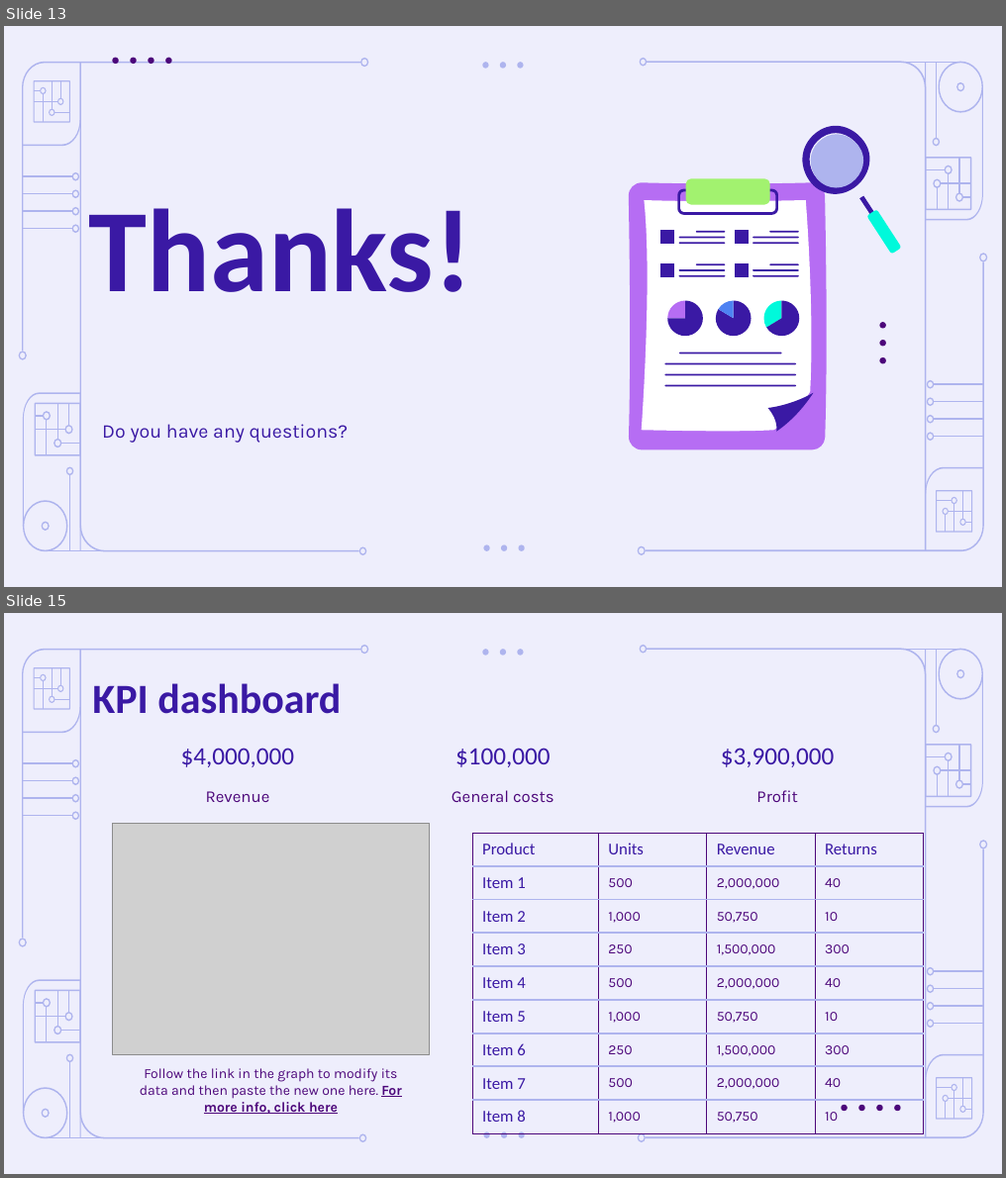
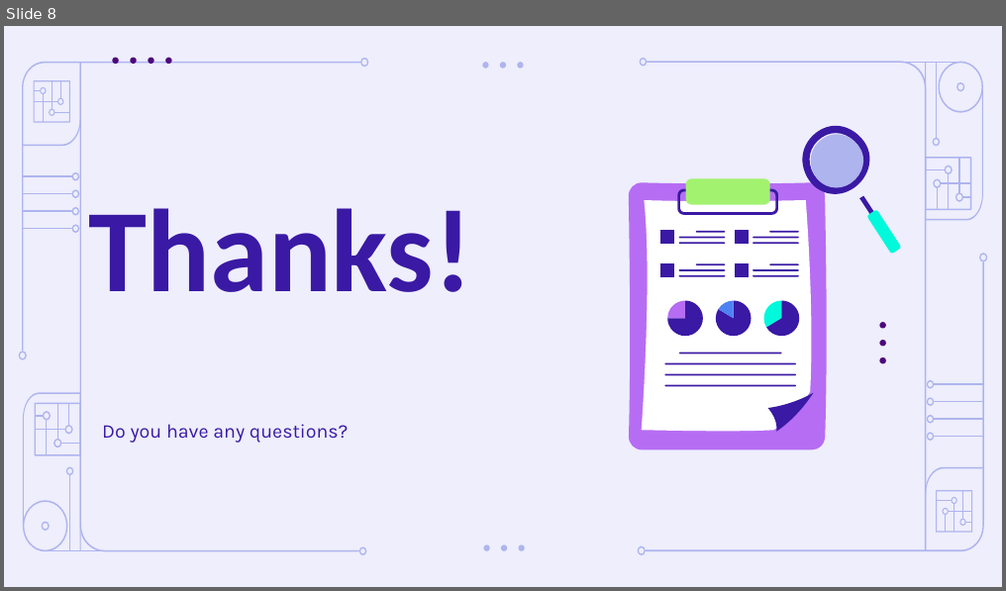
Before and after one commit to MoroboshiDann/portfolio-management-team2, a slide deck: Artificial Intelligence in Finance Pitch Deck by Slidesgo.odp. Shown one above the other, each under a label of ours: slides 13 and 15 before the commit, slide 8 after it; the slides between them are not shown. The pictures are 1006x1178 and 1006x591 pixels, drawn with LibreOffice and Linux fonts; fonts in the diff are those of the drawing; grey boxes stand for pictures. Boxes give left, top, right and bottom in pixels: in the first picture for what was removed or moved away, otherwise in the second. Text is boxed around its words. In the diff, an @@ line names an element or a change of style, - is before the commit and + after.

```diff
--- a/Artificial Intelligence in Finance Pitch Deck by Slidesgo.odp
+++ b/Artificial Intelligence in Finance Pitch Deck by Slidesgo.odp
@@ slide 15 removed at (4, 613, 1002, 1174), background #EEEEFC; not listed: 86 template elements that a slide beside it also shows @@
@@ title removed at (92, 683, 341, 714) @@
-KPI dashboard
@@ text removed at (181, 748, 295, 767) @@
-$4,000,000
@@ text removed at (455, 748, 550, 767) @@
-$100,000
@@ text removed at (721, 748, 835, 767) @@
-$3,900,000
@@ text removed at (451, 790, 554, 802) @@
-General costs
@@ text removed at (756, 790, 798, 802) @@
-Profit
@@ text removed at (206, 791, 270, 802) @@
-Revenue
@@ picture removed at (112, 823, 429, 1056) @@
@@ table removed at (472, 833, 924, 1134), 9 rows, 4 columns @@
-Product | Units | Revenue | Returns
-Item 1 | 500 | 2,000,000 | 40
-Item 2 | 1,000 | 50,750 | 10
-Item 3 | 250 | 1,500,000 | 300
-Item 4 | 500 | 2,000,000 | 40
-Item 5 | 1,000 | 50,750 | 10
-Item 6 | 250 | 1,500,000 | 300
-Item 7 | 500 | 2,000,000 | 40
-Item 8 | 1,000 | 50,750 | 10
@@ text removed at (140, 1068, 402, 1114) @@
-Follow the link in the graph to modify its data and then paste the new one here. For more info, click here
@@ group removed at (842, 1105, 900, 1111): 4 ellipses @@
@@ what was slide 13 is now slide 8 @@
```
Also in this commit, not shown: 6 slides changed, 1 slide added, 12 other slides removed.
